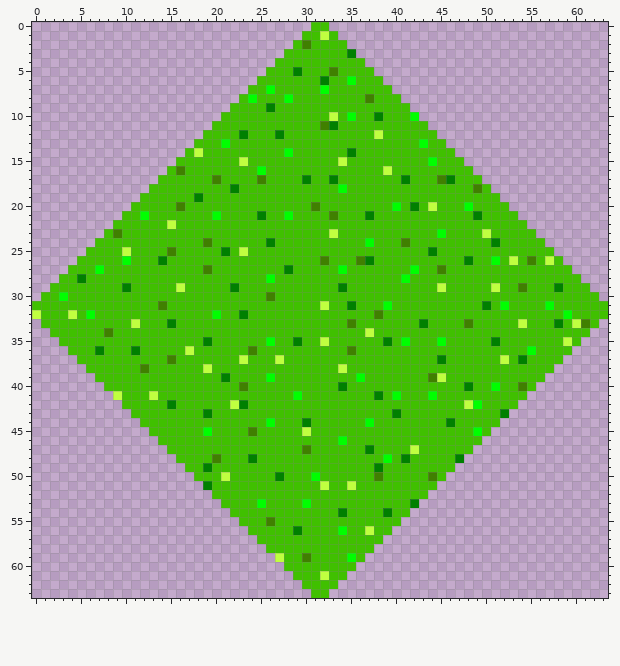
Edited in one commit: pixel-art sprite (images/meadow.png). The picture above was drawn from the file before the commit.
The file is 64x64 pixels.
Now the later version:
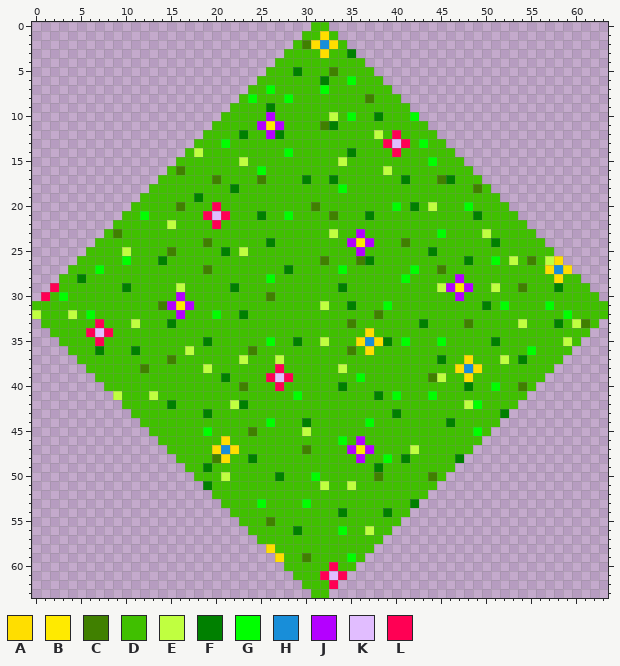
Palette (. is transparent): A #ffde00  B #ffea00  C #408000  D #40c000  E #c0ff40  F #008000  G #00ff00  H #188ed9  J #b400ff  K #e1bdff  L #ff0054
The edit:
Changed rows in their new state; - is an unchanged pixel.
first column x 31:
 1 -A-
 2 AHA
 3 -A-
first column x 25:
10 -J---------------
11 JBJ--------------
12 -J-------------L-
13 --------------LKL
14 ---------------L-
first column x 1:
20 -------------------L---------------------------------------
21 ------------------LKL--------------------------------------
22 -------------------L---------------------------------------
23 -----------------------------------J-----------------------
24 ----------------------------------JBJ----------------------
25 -----------------------------------J-----------------------
26 ---------------------------------------------------------A-
27 --------------------------------------------------------AHA
28 ----------------------------------------------J----------A-
29 -L-------------------------------------------JBJ-----------
30 L--------------J------------------------------J------------
31 --------------JBJ------------------------------------------
32 ---------------J-------------------------------------------
33 ------L----------------------------------------------------
34 -----LKL----------------------------A----------------------
35 ------L----------------------------AHA---------------------
36 ------------------------------------A----------------------
37 -----------------------------------------------A-----------
38 --------------------------L-------------------AHA----------
39 -------------------------LKL-------------------A-----------
40 --------------------------L--------------------------------
first column x 20:
46 -A--------------J-
47 AHA------------JBJ
48 -A--------------J-
first column x 26:
58 A--------
59 -A-------
60 -------L-
61 ------LKL
62 -------L-
